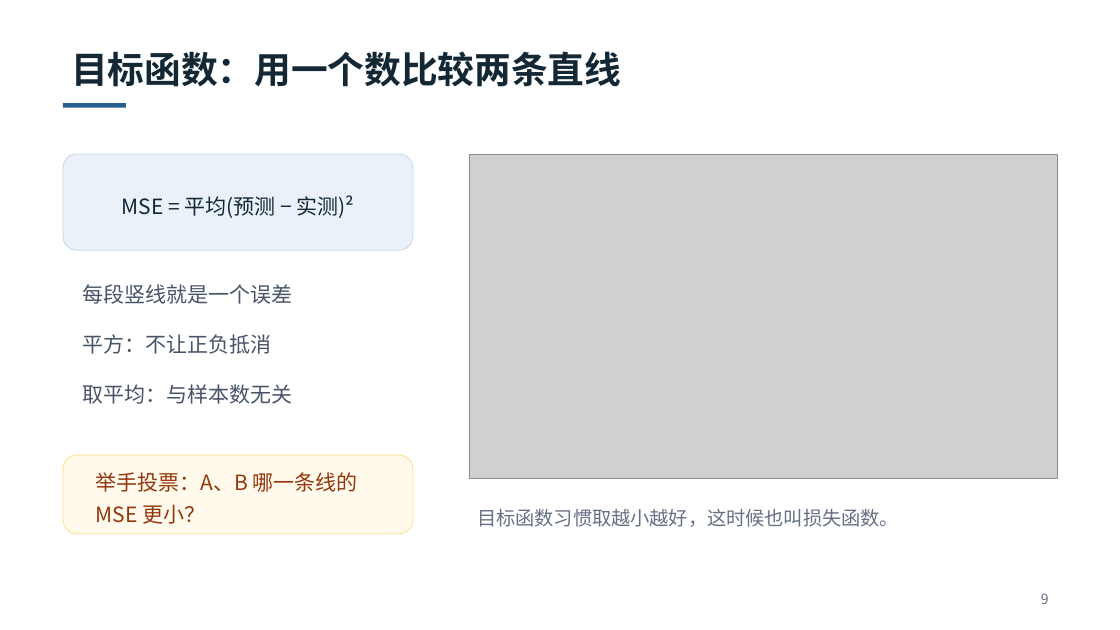
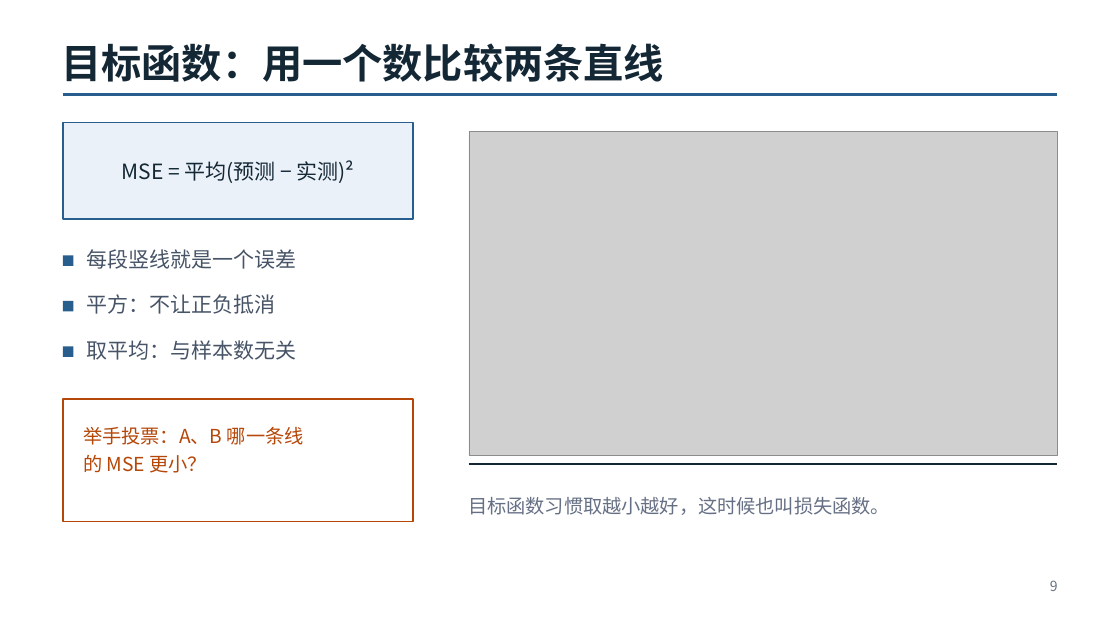
Before and after one commit to fjfjkk2717821463-cpu/Robo-Education-Recruitment, a slide deck: slide 9 of slides/机器学习基础-让程序从数据里找规律.pptx. Drawn at 1120x630 pixels with LibreOffice and Linux fonts; fonts in the diff are those of the drawing; grey boxes stand for pictures. Boxes give left, top, right and bottom in pixels: in the first picture for what was removed or moved away, otherwise in the second. Text is boxed around its words. In the diff, an @@ line names an element or a change of style, - is before the commit and + after.

```diff
--- a/slides/机器学习基础-让程序从数据里找规律.pptx
+++ b/slides/机器学习基础-让程序从数据里找规律.pptx
@@ text "目标函数：用一个数比较两条直线" at [61, 43, 664, 82]: size 31.5 to 34.5 pt, font Noto Sans CJK JP to Noto Sans CJK SC; line spacing 1.1 to 1 @@
@@ rectangle removed at [63, 103, 126, 108] @@
@@ freeform shape added at [63, 94, 1057, 95], outline #285E8E 3 pt @@
@@ rectangle added at [63, 123, 413, 219], fill #EAF1F8, outline #285E8E 1.5 pt @@
@@ picture: place and size @@
-picture at [469, 154, 1057, 478]
+picture at [469, 131, 1057, 455]
@@ rounded rectangle removed at [63, 154, 413, 250] @@
@@ text "MSE = 平均(预测 − 实测)²": place and size @@
-text "MSE = 平均(预测 − 实测)²" at [122, 195, 355, 218]
+text "MSE = 平均(预测 − 实测)²" at [122, 160, 355, 183]
@@ text "MSE = 平均(预测 − 实测)²" at [122, 160, 355, 183]: font Noto Sans CJK JP to Noto Sans CJK SC; line spacing 1.3 to 1; vertical alignment middle to top @@
@@ text at [83, 284, 293, 354]: paragraphs removed @@
-每段竖线就是一个误差
-平方：不让正负抵消
@@ group added at [63, 249, 297, 356]: 3 rectangles, 2 texts @@
+每段竖线就是一个误差
+平方：不让正负抵消
@@ text "取平均：与样本数无关": place and size @@
-text "取平均：与样本数无关" at [83, 284, 293, 404]
+text "取平均：与样本数无关" at [87, 340, 297, 360]
@@ text "取平均：与样本数无关" at [87, 340, 297, 360]: font Noto Sans CJK JP to Noto Sans CJK SC; indent changed; line spacing 1.25 to 1; less space between paragraphs @@
@@ rectangle added at [63, 399, 413, 522], fill #FFFFFF, outline #B54708 1.5 pt @@
@@ text at [83, 427, 304, 445]: text changed; size 18 to 16.5 pt; font Noto Sans CJK JP to Noto Sans CJK SC; text colour #93370D to #B54708 @@
-举手投票：A、B 哪一条线的 MSE 更小？
+举手投票：A、B 哪一条线
@@ text "举手投票：A、B 哪一条线" at [83, 427, 304, 445]: vertical alignment middle to top @@
@@ rounded rectangle removed at [63, 455, 413, 534] @@
@@ text added at [83, 455, 207, 473], 16.5 pt, text #B54708 @@
+的 MSE 更小？
@@ freeform shape added at [469, 464, 1057, 465], outline #142735 1.5 pt @@
@@ text "目标函数习惯取越小越好，这时候也叫损失函数。" at [468, 497, 890, 515]: font Noto Sans CJK JP to Noto Sans CJK SC; line spacing 1.3 to 1 @@
@@ text "9" at [1050, 580, 1058, 591]: font Noto Sans CJK JP to Noto Sans CJK SC; line spacing 1.3 to 1 @@
@@ text "9": place and size @@
-text "9" at [1041, 593, 1049, 604]
+text "9" at [1050, 580, 1058, 591]
```
Also in this commit, not shown: 21 other slides changed, 4 other files.
